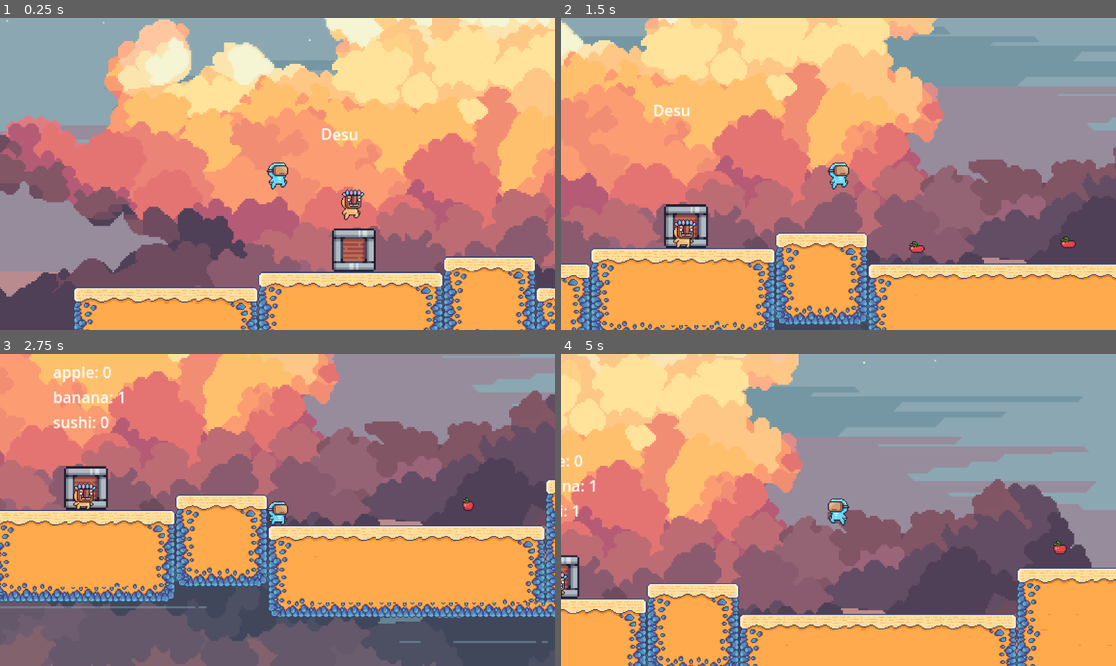
Above: before the commit, frames 1-4 (two rows, left to right).
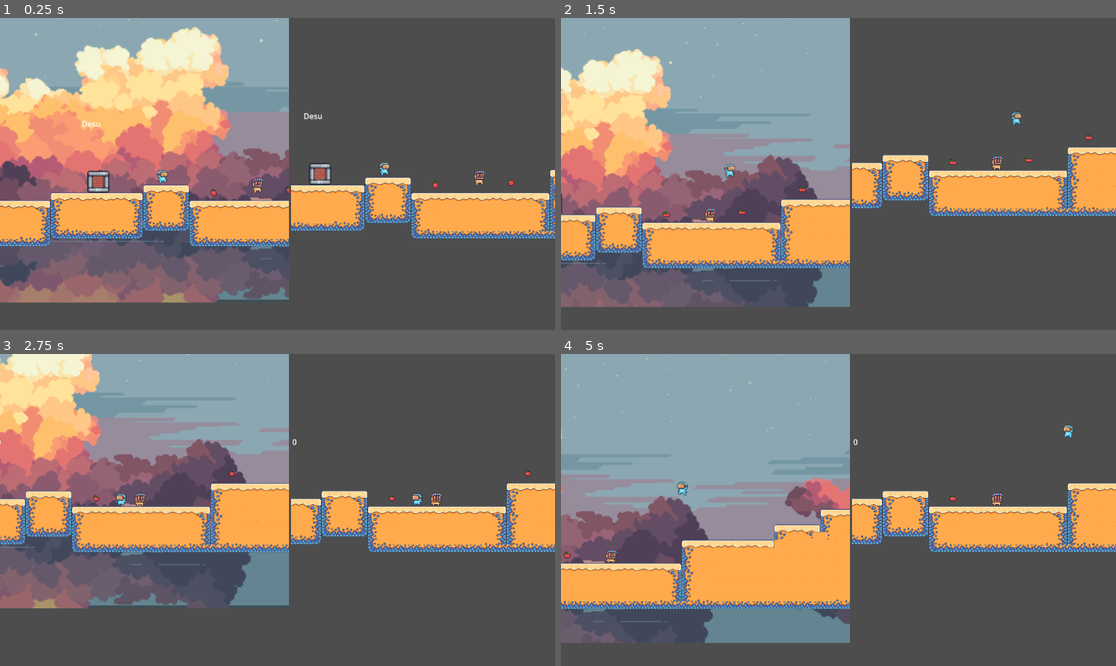
Above: after the commit, the same moments.

Repository: lakeside-tsa/pacific-potluck
Game: Godot game, scene res://scenes/splitscreen.tscn
The game is run twice, just before and just after one commit, with the same random seed, the same clock (stepped at 60 frames per second) and the same inputs. Before the commit the project starts from res://scenes/level_1.tscn.
Inputs:
- Up to frame 1 (0.25 s): no input
- Up to frame 2 (1.5 s): hold D (p1_right) from 0.53 s (still down); tap W (p1_up) at 0.77 s
- Up to frame 3 (2.75 s): tap W (p1_up) at 1.52 s; release D (p1_right) at 2.03 s; hold A (p1_left) from 2.03 s (still down)
- Up to frame 4 (5 s): release A (p1_left) at 2.78 s; hold D (p1_right) 2.78-4.28 s; tap W (p1_up) at 3.02, 3.77, 4.52 s; hold A (p1_left) from 4.28 s (still down)

The runs differ from the first frame. In frame 1, 86% of the frame differs, in the area x 0-100%, y 0-100%; in frame 2, 92%; in frame 3, 83%; in frame 4, 89%.

Commit message:
feat: splitscreen wip

Diff:
--- a/pacific-duck/project.godot
+++ b/pacific-duck/project.godot
@@ -11,7 +11,7 @@
 [application]
 
 config/name="pacific-duck"
-run/main_scene="res://scenes/level_1.tscn"
+run/main_scene="res://scenes/splitscreen.tscn"
 config/features=PackedStringArray("4.3", "Mobile")
 config/icon="res://icon.svg"
 boot_splash/stretch/scale=0.7
--- a/pacific-duck/scenes/abel.tscn
+++ b/pacific-duck/scenes/abel.tscn
@@ -212,6 +212,3 @@
 texture_filter = 1
 position = Vector2(0, 4)
 shape = SubResource("CapsuleShape2D_a6lvy")
-
-[node name="Camera2D" type="Camera2D" parent="."]
-zoom = Vector2(2, 2)
--- /dev/null
+++ b/pacific-duck/scenes/game_manager.tscn
@@ -0,0 +1,6 @@
+[gd_scene load_steps=2 format=3 uid="uid://dj8kitg0fqqeg"]
+
+[ext_resource type="Script" path="res://scripts/game_manager.gd" id="1_vm8mw"]
+
+[node name="GameManager" type="Node"]
+script = ExtResource("1_vm8mw")
--- a/pacific-duck/scenes/level_1.tscn
+++ b/pacific-duck/scenes/level_1.tscn
@@ -1,10 +1,8 @@
-[gd_scene load_steps=16 format=4 uid="uid://bjmsqj0xkjmlr"]
+[gd_scene load_steps=14 format=4 uid="uid://bjmsqj0xkjmlr"]
 
 [ext_resource type="Script" path="res://scripts/level_1.gd" id="1_kd0sr"]
 [ext_resource type="Script" path="res://scripts/ingredient_manager.gd" id="1_sy0kq"]
-[ext_resource type="PackedScene" uid="uid://dg6au48p0go8r" path="res://scenes/oscar.tscn" id="1_vvde1"]
 [ext_resource type="PackedScene" uid="uid://c4vccsaskxygi" path="res://scenes/apple.tscn" id="3_ahxml"]
-[ext_resource type="PackedScene" uid="uid://c1dcvvatq2svn" path="res://scenes/abel.tscn" id="3_emmtj"]
 [ext_resource type="Texture2D" uid="uid://bk1cfabpfwx1h" path="res://assets/Ocean/Ocean_2/2.png" id="3_entd8"]
 [ext_resource type="Texture2D" uid="uid://0kas8fn7ipef" path="res://assets/Ocean/Ocean_2/3.png" id="4_57s07"]
 [ext_resource type="Texture2D" uid="uid://bnfrv3sc6bmxb" path="res://assets/Ocean/Ocean_2/4.png" id="5_rbtnm"]
@@ -406,11 +404,6 @@
 [node name="level_1" type="Node"]
 script = ExtResource("1_kd0sr")
 
-[node name="Oscar" parent="." instance=ExtResource("1_vvde1")]
-position = Vector2(-76, -32)
-
-[node name="Abel" parent="." instance=ExtResource("3_emmtj")]
-
 [node name="IngredientManager" type="Node" parent="."]
 unique_name_in_owner = true
 script = ExtResource("1_sy0kq")
@@ -457,37 +450,41 @@
 [node name="CollisionShape2D" type="CollisionShape2D" parent="Boundaries"]
 shape = SubResource("WorldBoundaryShape2D_jd2xw")
 
-[node name="Camera2D" type="Camera2D" parent="."]
-visible = false
-position = Vector2(-1, -2)
-zoom = Vector2(2, 2)
-position_smoothing_enabled = true
-
-[node name="ParallaxBackground" type="ParallaxBackground" parent="Camera2D"]
-
-[node name="ParallaxLayer" type="ParallaxLayer" parent="Camera2D/ParallaxBackground"]
+[node name="Parallax" type="Node" parent="."]
+
+[node name="ParallaxBackground" type="ParallaxBackground" parent="Parallax"]
+
+[node name="ParallaxLayer" type="ParallaxLayer" parent="Parallax/ParallaxBackground"]
 motion_scale = Vector2(1.4, 1)
 motion_mirroring = Vector2(1152, 0)
 
-[node name="Sprite2D" type="Sprite2D" parent="Camera2D/ParallaxBackground/ParallaxLayer"]
+[node name="Sprite2D" type="Sprite2D" parent="Parallax/ParallaxBackground/ParallaxLayer"]
 z_index = -10
 position = Vector2(-571, -330)
 scale = Vector2(2, 2)
 texture = ExtResource("3_entd8")
 centered = false
 
-[node name="ParallaxLayer2" type="ParallaxLayer" parent="Camera2D/ParallaxBackground"]
+[node name="ParallaxLayer2" type="ParallaxLayer" parent="Parallax/ParallaxBackground"]
 motion_scale = Vector2(1.1, 1)
 motion_mirroring = Vector2(1152, 0)
 
-[node name="Sprite2D" type="Sprite2D" parent="Camera2D/ParallaxBackground/ParallaxLayer2"]
+[node name="Sprite2D" type="Sprite2D" parent="Parallax/ParallaxBackground/ParallaxLayer2"]
 scale = Vector2(2, 2)
 texture = ExtResource("4_57s07")
 
-[node name="ParallaxLayer3" type="ParallaxLayer" parent="Camera2D/ParallaxBackground"]
+[node name="ParallaxLayer3" type="ParallaxLayer" parent="Parallax/ParallaxBackground"]
 motion_scale = Vector2(1.1, 1)
 motion_mirroring = Vector2(1152, 0)
 
-[node name="Sprite2D" type="Sprite2D" parent="Camera2D/ParallaxBackground/ParallaxLayer3"]
+[node name="Sprite2D" type="Sprite2D" parent="Parallax/ParallaxBackground/ParallaxLayer3"]
 scale = Vector2(2, 2)
 texture = ExtResource("5_rbtnm")
+
+[node name="SpawnPoint1" type="Marker2D" parent="."]
+visible = false
+position = Vector2(136, 35)
+
+[node name="SpawnPoint2" type="Marker2D" parent="."]
+visible = false
+position = Vector2(333, 55)
--- a/pacific-duck/scenes/oscar.tscn
+++ b/pacific-duck/scenes/oscar.tscn
@@ -356,6 +356,3 @@
 texture_filter = 1
 position = Vector2(0, 4)
 shape = SubResource("CapsuleShape2D_udd6e")
-
-[node name="Camera2D" type="Camera2D" parent="."]
-zoom = Vector2(2, 2)
--- /dev/null
+++ b/pacific-duck/scenes/splitscreen.tscn
@@ -0,0 +1,58 @@
+[gd_scene load_steps=7 format=3 uid="uid://cgbyrfskejfog"]
+
+[ext_resource type="Script" path="res://scripts/splitscreen.gd" id="1_e0shh"]
+[ext_resource type="Script" path="res://scripts/camera_1.gd" id="1_ol4fa"]
+[ext_resource type="Script" path="res://scripts/camera_2.gd" id="4_1x333"]
+[ext_resource type="PackedScene" uid="uid://dg6au48p0go8r" path="res://scenes/oscar.tscn" id="4_4w1a7"]
+[ext_resource type="PackedScene" uid="uid://c1dcvvatq2svn" path="res://scenes/abel.tscn" id="7_42wro"]
+[ext_resource type="PackedScene" uid="uid://dj8kitg0fqqeg" path="res://scenes/game_manager.tscn" id="7_xm8t0"]
+
+[node name="Splitscreen" type="Node2D"]
+script = ExtResource("1_e0shh")
+
+[node name="GridContainer" type="GridContainer" parent="."]
+offset_right = 1200.0
+offset_bottom = 600.0
+size_flags_horizontal = 3
+size_flags_vertical = 3
+columns = 2
+
+[node name="SubViewportContainer1" type="SubViewportContainer" parent="GridContainer"]
+custom_minimum_size = Vector2(300, 300)
+layout_mode = 2
+size_flags_horizontal = 6
+size_flags_vertical = 6
+
+[node name="SubViewport" type="SubViewport" parent="GridContainer/SubViewportContainer1"]
+handle_input_locally = false
+size = Vector2i(600, 600)
+render_target_update_mode = 4
+
+[node name="Camera1" type="Camera2D" parent="GridContainer/SubViewportContainer1/SubViewport"]
+limit_smoothed = true
+position_smoothing_enabled = true
+script = ExtResource("1_ol4fa")
+
+[node name="SubViewportContainer2" type="SubViewportContainer" parent="GridContainer"]
+custom_minimum_size = Vector2(300, 300)
+layout_mode = 2
+size_flags_horizontal = 6
+size_flags_vertical = 6
+
+[node name="SubViewport" type="SubViewport" parent="GridContainer/SubViewportContainer2"]
+handle_input_locally = false
+size = Vector2i(600, 600)
+render_target_update_mode = 4
+
+[node name="Camera2" type="Camera2D" parent="GridContainer/SubViewportContainer2/SubViewport"]
+limit_smoothed = true
+position_smoothing_enabled = true
+script = ExtResource("4_1x333")
+
+[node name="Oscar" parent="." instance=ExtResource("4_4w1a7")]
+visible = false
+
+[node name="Abel" parent="." instance=ExtResource("7_42wro")]
+visible = false
+
+[node name="GameManager" parent="." instance=ExtResource("7_xm8t0")]
--- /dev/null
+++ b/pacific-duck/scripts/camera_1.gd
@@ -0,0 +1,7 @@
+extends Camera2D
+
+var target: Node2D
+
+func _physics_process(_delta):
+	if target:
+		global_position = target.global_position
--- /dev/null
+++ b/pacific-duck/scripts/camera_2.gd
@@ -0,0 +1,7 @@
+extends Camera2D
+
+var target: Node2D
+
+func _physics_process(_delta):
+	if target:
+		global_position = target.global_position
--- /dev/null
+++ b/pacific-duck/scripts/game_manager.gd
@@ -0,0 +1,19 @@
+extends Node
+
+signal level_loaded(level, spawn_point1, spawn_point2)
+
+var current_level_number = 0
+
+func load_level(level_number: int):
+	current_level_number = level_number
+
+	var level_scene = load("res://scenes/level_" + str(level_number) + ".tscn")
+	var level_instance = level_scene.instantiate()
+	var spawn_point1 = level_instance.get_node("SpawnPoint1").global_position
+	var spawn_point2 = level_instance.get_node("SpawnPoint2").global_position
+
+	emit_signal("level_loaded", level_instance, spawn_point1, spawn_point2)
+	print("level loaded")
+
+func next_level():
+	load_level((current_level_number % 4) + 1)
--- /dev/null
+++ b/pacific-duck/scripts/splitscreen.gd
@@ -0,0 +1,49 @@
+extends Node2D
+
+#var level_1_scene = preload("res://scenes/level_1.tscn")
+
+var current_level: Node
+var player1: Node
+var player2: Node
+
+func _ready():
+	var viewport1 = $GridContainer/SubViewportContainer1/SubViewport
+	var viewport2 = $GridContainer/SubViewportContainer2/SubViewport
+
+	viewport2.world_2d = viewport1.world_2d
+
+   # Instance and add GameManager
+	var game_manager = preload("res://scenes/game_manager.tscn").instantiate()
+	add_child(game_manager)
+
+	game_manager.connect("level_loaded", Callable(self, "_on_level_loaded"))
+	game_manager.load_level(1)
+	print("ready done")
+
+func _on_level_loaded(level: Node, spawn_point1: Vector2, spawn_point2: Vector2):
+	var viewport1 = $GridContainer/SubViewportContainer1/SubViewport
+	var viewport2 = $GridContainer/SubViewportContainer2/SubViewport
+
+	# Remove previous level if exists
+	if current_level:
+		current_level.queue_free()
+
+	# Add new level to viewport1
+	current_level = level
+	viewport1.add_child(current_level)
+
+	# Instance and add players
+	player1 = preload("res://scenes/oscar.tscn").instantiate()
+	player2 = preload("res://scenes/abel.tscn").instantiate()
+	current_level.add_child(player1)
+	current_level.add_child(player2)
+
+	# Set player positions
+	player1.global_position = spawn_point1
+	player2.global_position = spawn_point2
+
+	# Set camera targets
+	viewport1.get_node("Camera1").target = player1
+	viewport2.get_node("Camera2").target = player2
+
+	print("on_level_loaded done")
